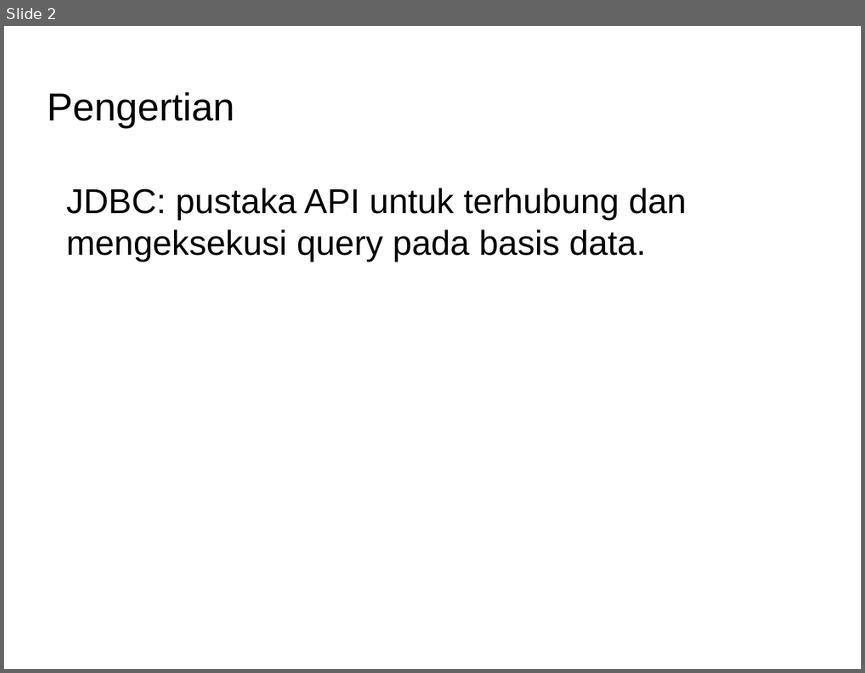
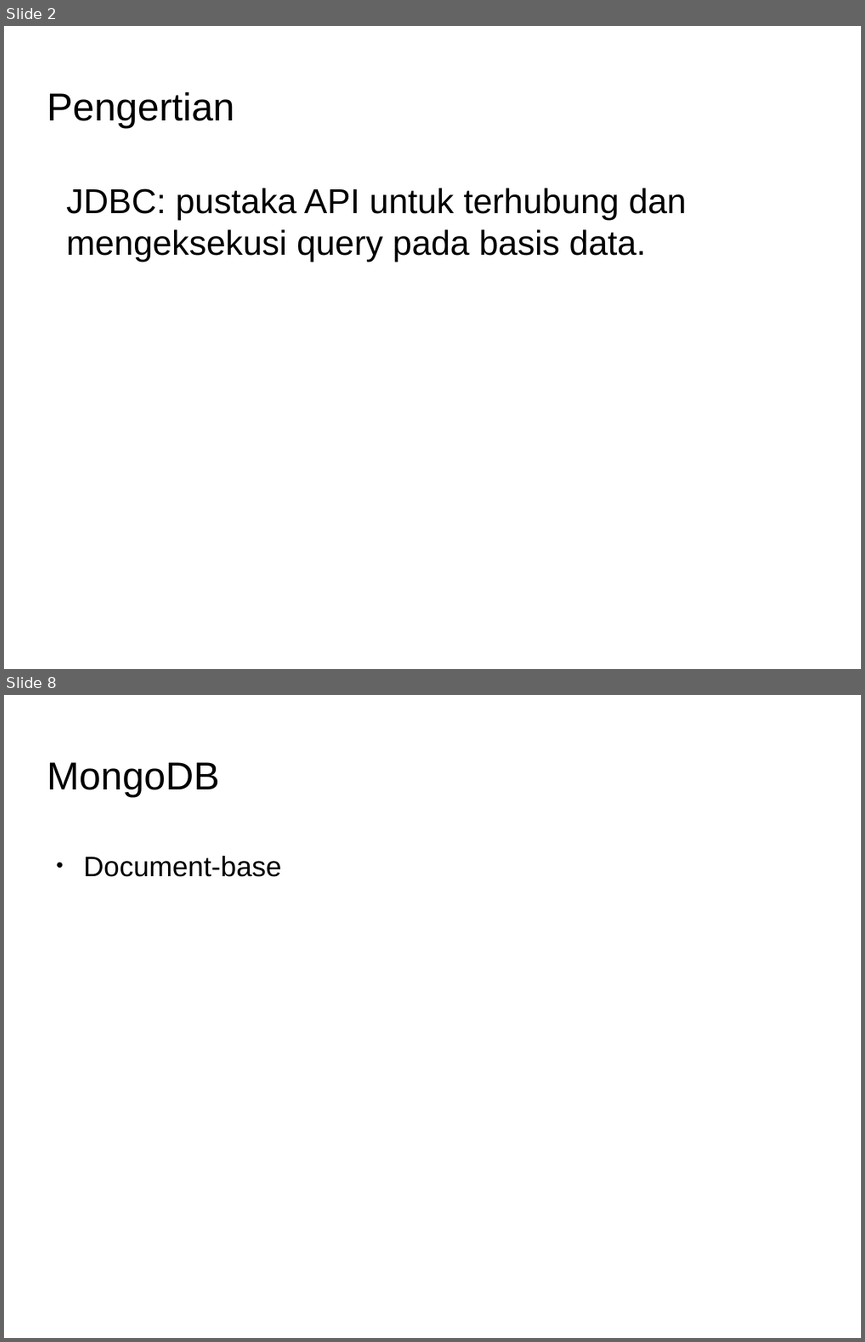
Before and after one commit to Dickyfathur7/pemrograman-komputer-2, a slide deck: 06-db-and-nosql-BELUM-SELESAI/slide-db-and-nosql.odp. Shown one above the other, each under a label of ours: slide 2 before the commit, slides 2 and 8 after it; the slides between them are not shown. The pictures are 865x673 and 865x1342 pixels, drawn with LibreOffice and Linux fonts; fonts in the diff are those of the drawing; background and template pictures are left out. Boxes give left, top, right and bottom in pixels: in the first picture for what was removed or moved away, otherwise in the second. Text is boxed around its words. In the diff, an @@ line names an element or a change of style, - is before the commit and + after.

Commit message:
update materi nosql dan mongodb

```diff
--- a/06-db-and-nosql-BELUM-SELESAI/slide-db-and-nosql.odp
+++ b/06-db-and-nosql-BELUM-SELESAI/slide-db-and-nosql.odp
@@ slide 8 added at (4,695,861,1338), background picture (left out) @@
@@ title added at (46,762,219,798), 36 pt, text #000000 @@
+MongoDB
@@ text added at (84,856,282,877), 26 pt, text #000000 @@
+● Document-base
```
Also in this commit, not shown: 1 slide changed, 3 other slides added, 1 slide removed.
